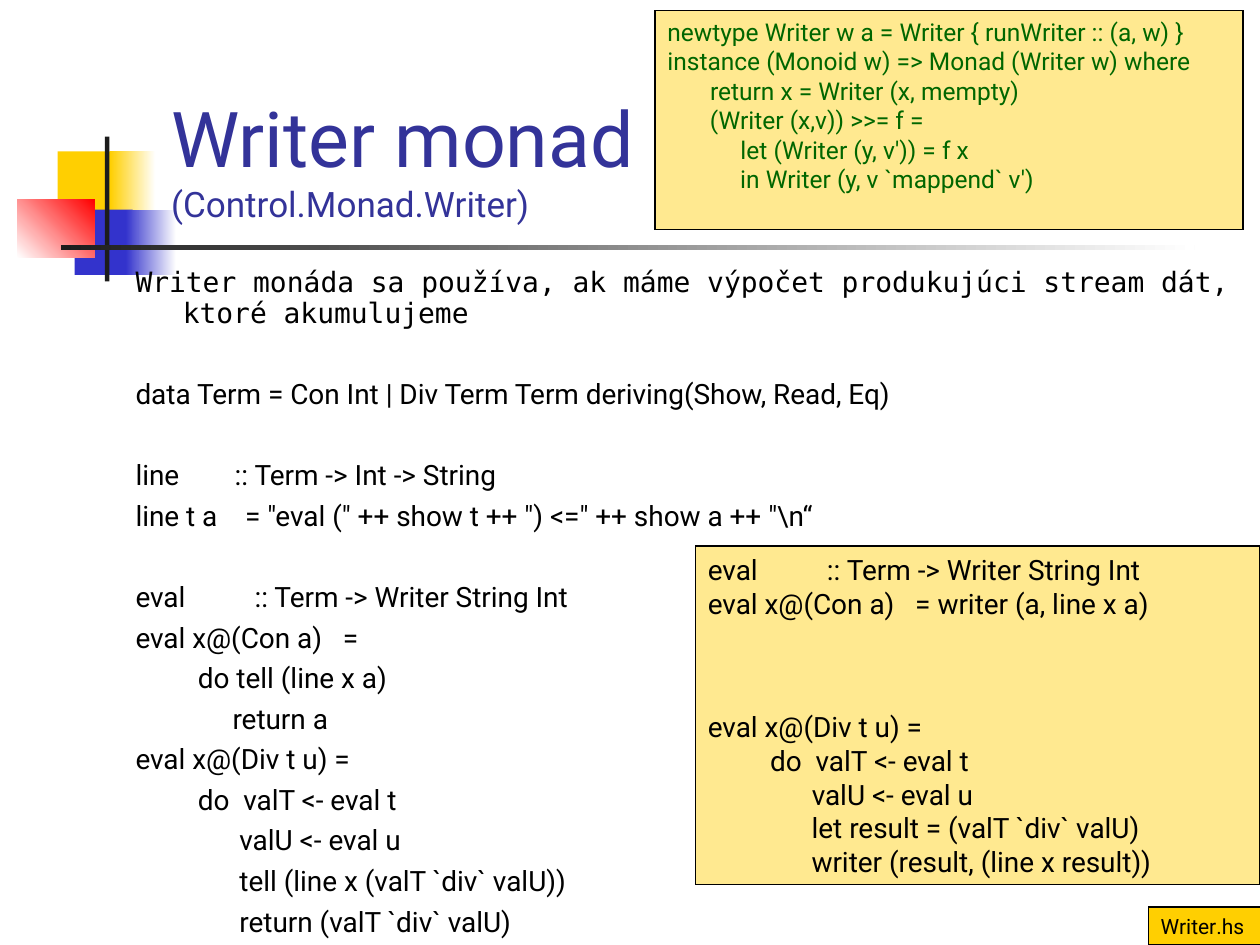
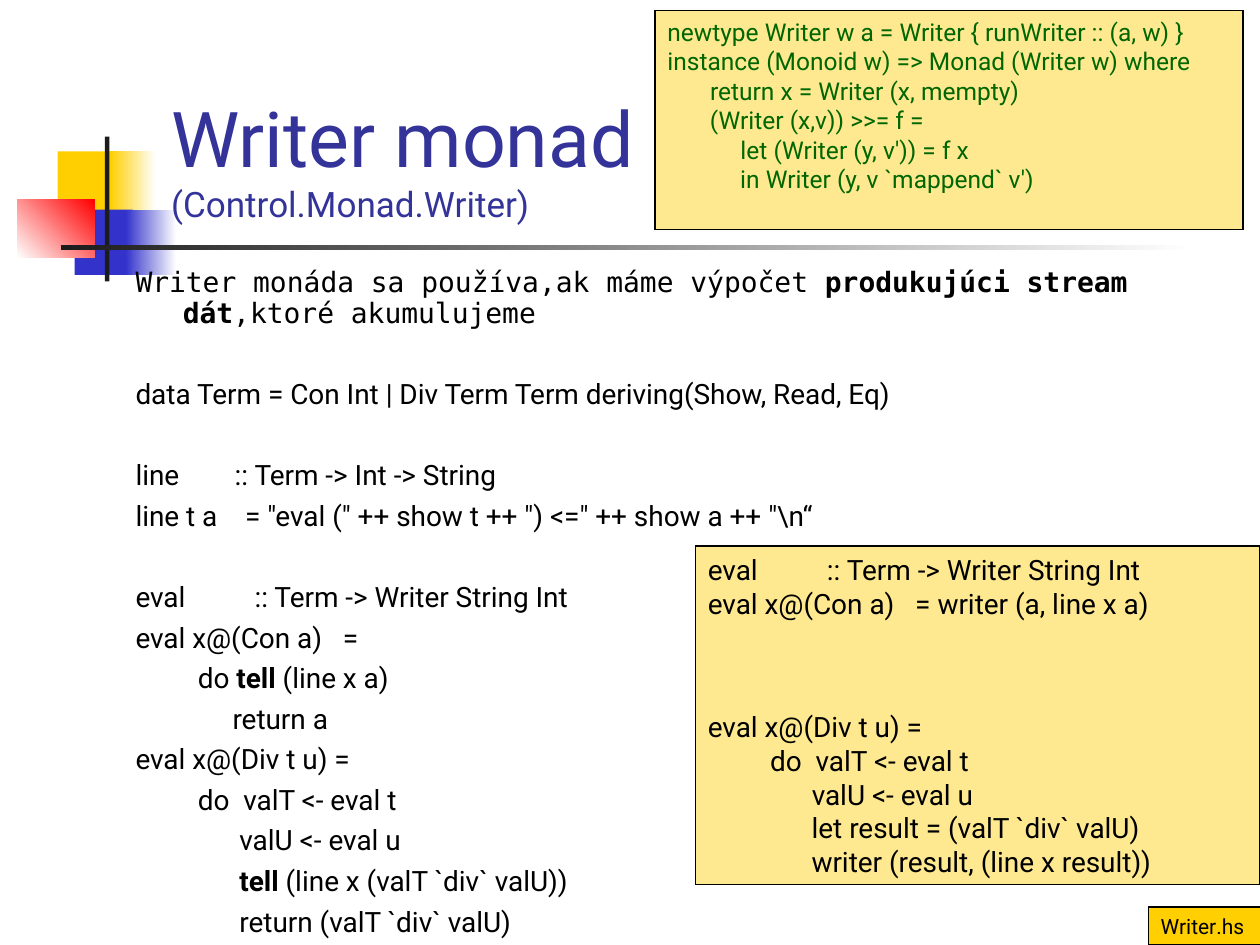
Before and after one commit to Funkcionalne/Prednasky, a slide deck: slide 13 of 13/13_fpro.ppt. Drawn at 1260x945 pixels with LibreOffice and Linux fonts; fonts in the diff are those of the drawing. Boxes give left, top, right and bottom in pixels: in the first picture for what was removed or moved away, otherwise in the second. Text is boxed around its words. In the diff, an @@ line names an element or a change of style, - is before the commit and + after.

```diff
--- a/13/13_fpro.ppt
+++ b/13/13_fpro.ppt
@@ text at [136,270,1128,329]: spaces changed @@
-Writer monáda sa používa, ak máme výpočet produkujúci stream dát, ktoré akumulujeme
+Writer monáda sa používa,ak máme výpočet produkujúci stream dát,ktoré akumulujeme
@@ text at [198,666,568,897]: bold on in "tell", "tell" @@
```
Also in this commit, not shown: 8 other slides changed, 5 other files.
